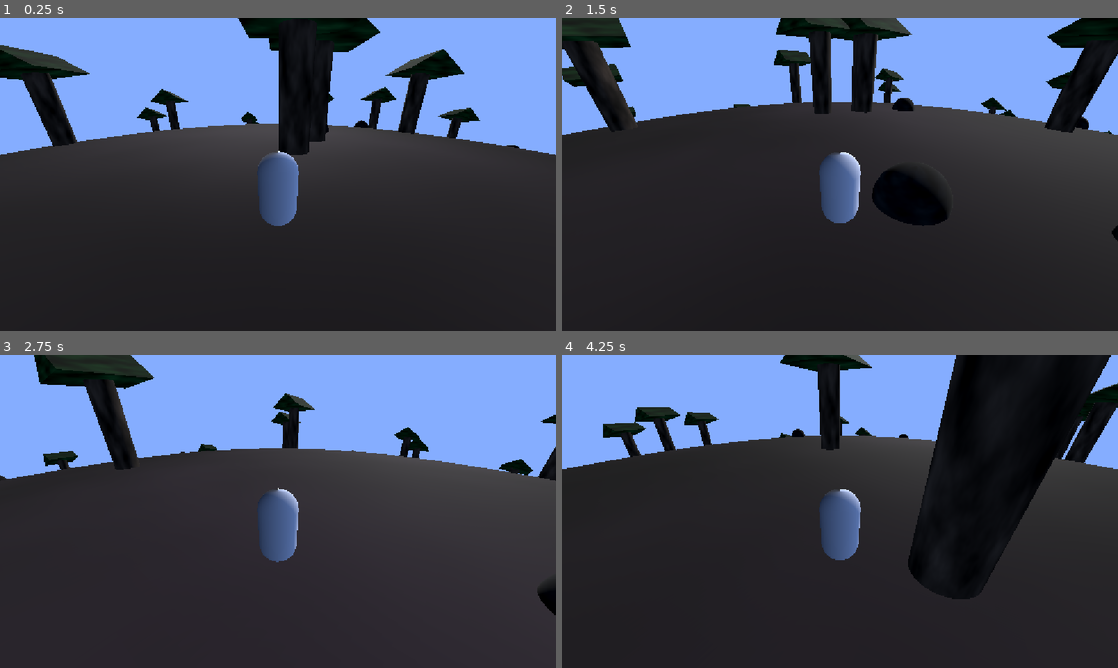
Above: before the commit, frames 1-4 (two rows, left to right).
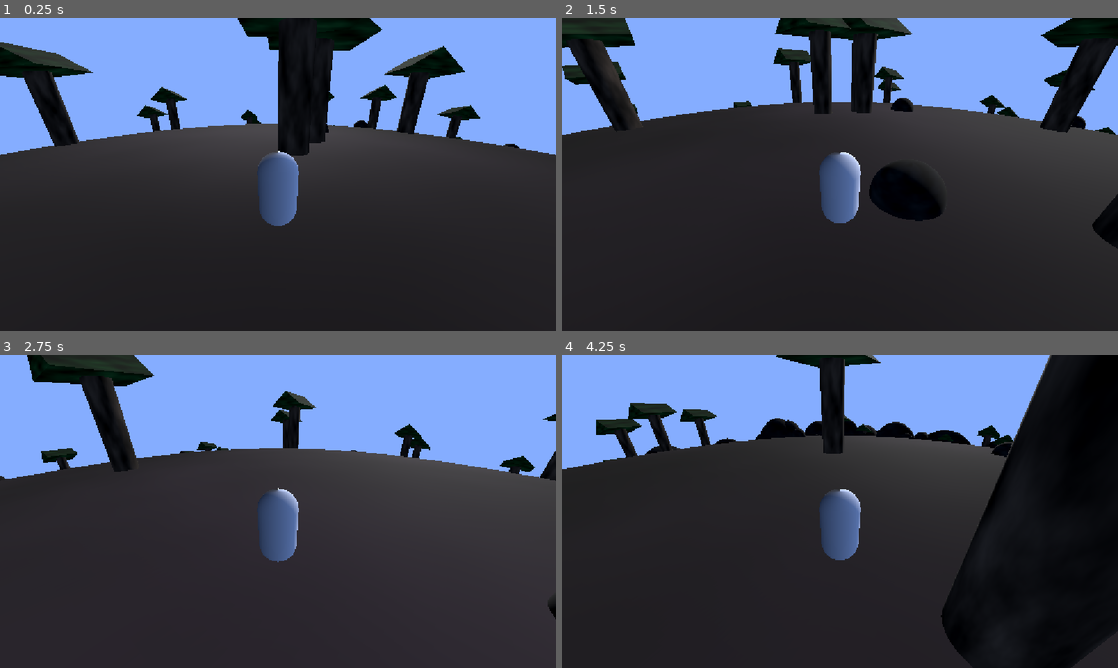
Above: after the commit, the same moments.

Repository: b00kworm4lyf3/ATLS4140-hide-and-seek
Game: Godot game, scene res://game.tscn
Same seed, same stepped clock (60 frames per second), same inputs: the game is played once before the commit and once after it.
Inputs (mouse positions are in pixels of both pictures, inside the frame that each line leads up to):
- Up to frame 1 (0.25 s): no input
- Up to frame 2 (1.5 s): tap Enter at 0.5 s; move the mouse to (962, 158) at 0.52 s; press the mouse at (962, 158) at 0.53 s; hold D (move_right) 0.53-1.28 s; move the mouse to (812, 174) at 1.27 s; release the mouse at (812, 174) at 1.28 s; hold W (move_up) from 1.28 s (still down); click (812, 174) at 1.35 s
- Up to frame 3 (2.75 s): keep holding W (move_up); move the mouse to (289, 505) at 2.02 s; press the mouse at (289, 505) at 2.03 s
- Up to frame 4 (4.25 s): keep holding W (move_up); move the mouse to (834, 517) at 2.77 s; release the mouse at (834, 517) at 2.78 s; click (834, 517) at 2.85 s; move the mouse to (878, 514) at 3.52 s; press the mouse at (878, 514) at 3.53 s

The runs differ from the first frame. In frame 1, 1.5% of the frame differs, in the area x 0-93%, y 0-44%; in frame 2, 2.6%; in frame 3, 1.5%; in frame 4, 24%, in the area x 6-100%, y 0-100%.

Commit message:
added rock wall boundary, errors being thrown about collision shape scaling currently BUG

Diff:
--- a/game.tscn
+++ b/game.tscn
@@ -30,4 +30,3 @@
 transform = Transform3D(0.75, 0, 0, 0, 0.75, 0, 0, 0, 0.75, 0, 0, 0)
 script = ExtResource("2_feb5d")
 count = 150
-area = 62.0
--- a/scripts/test_trees_and_rocks.gd
+++ b/scripts/test_trees_and_rocks.gd
@@ -3,15 +3,30 @@
 @export var tree: PackedScene = preload("res://tree.tscn")
 @export var rock: PackedScene = preload("res://rock.tscn")
 @export var count := 50
-@export var area := 45.0
+@export var area := 60.0
 
 func _ready() -> void:
-    for i in count:
-        var t := tree.instantiate() as StaticBody3D
-        t.position = Vector3(randf_range(-area, area), 0.0, randf_range(-area, area))
-        add_child(t)
+	for i in count:
+		var pos = Vector3(randf_range(-area, area), 0.0, randf_range(-area, area))
+		if pos.length() < area:
+			var t := tree.instantiate() as StaticBody3D
+			t.position = pos
+			add_child(t)
 
-        if i%2 == 0:
-            var r := rock.instantiate()
-            r.position = Vector3(randf_range(-area, area), 0.0, randf_range(-area, area))
-            add_child(r)
+		if i%2 == 0:
+			pos = Vector3(randf_range(-area, area), 0.0, randf_range(-area, area))
+			if pos.length() < area:
+				var r := rock.instantiate()
+				r.position = pos
+				add_child(r)
+
+	var radVect = Vector3.FORWARD * area
+	var ang = TAU/float(count)
+	for i in range(count):
+		var r := rock.instantiate()
+		var s := Vector3(randf_range(3, 10), randf_range(3, 10), randf_range(3, 10))
+
+		r.position = radVect + Vector3(randf_range(-2,0), 0, randf_range(-2,0))
+		r.scale = s
+		radVect = radVect.rotated(Vector3.UP, ang)
+		add_child(r)
